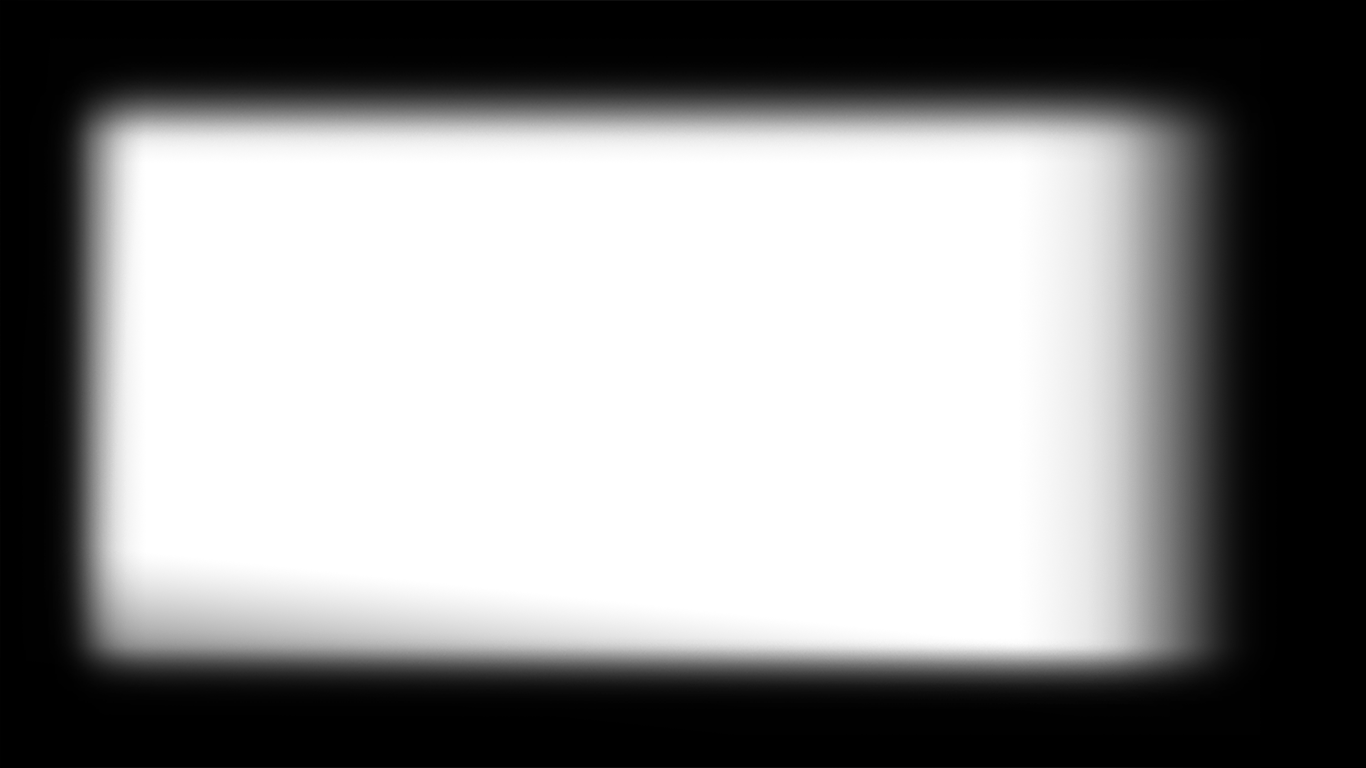
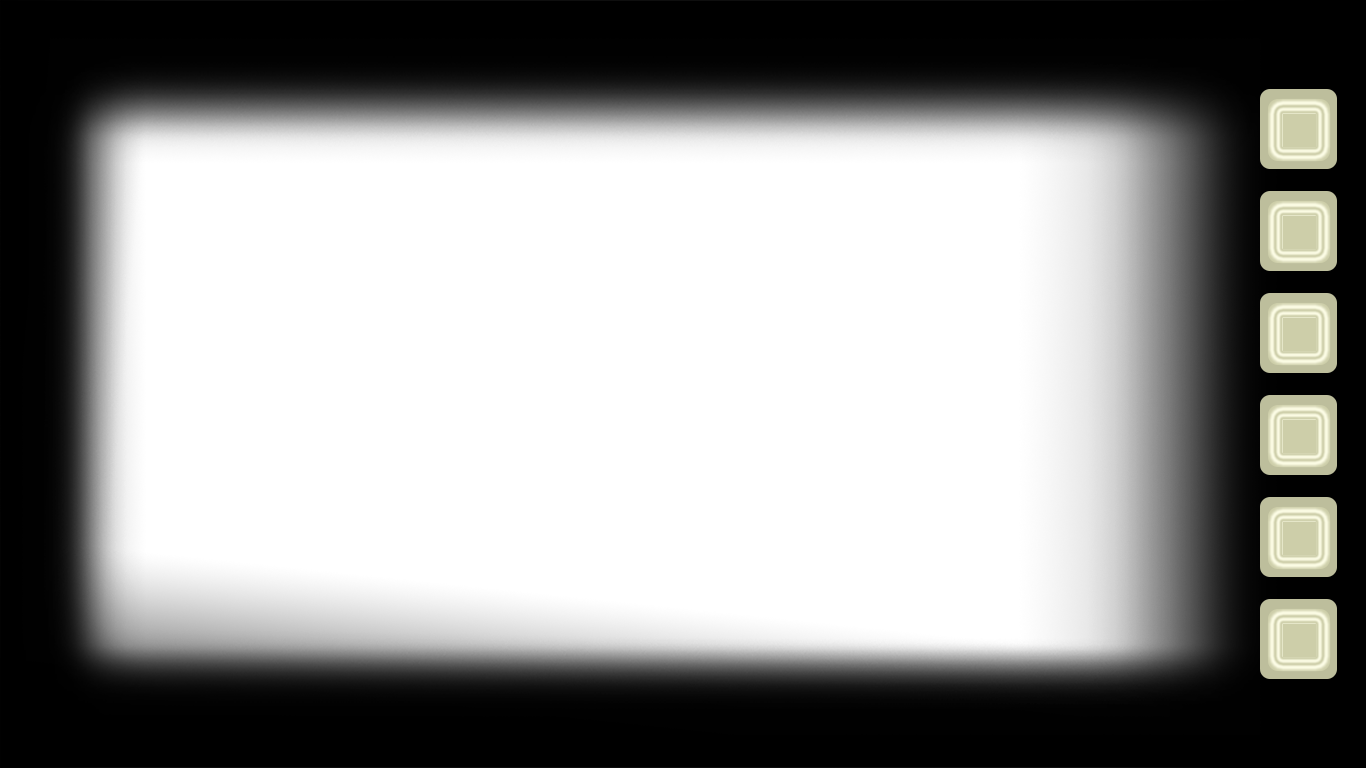
Layered file, before and after one edit (1366x768). Changes by layer:
added layer "图层 5" above "图层 2" over [1260, 89, 1337, 679]
